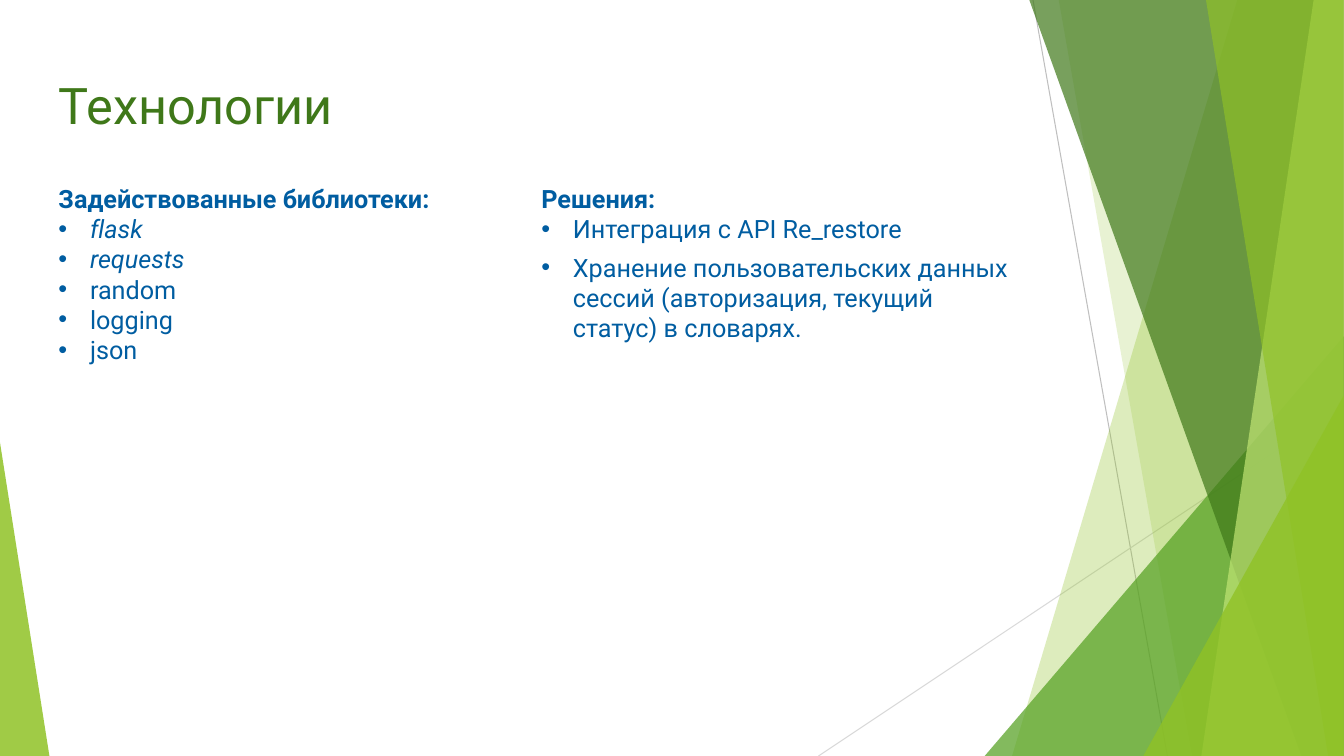
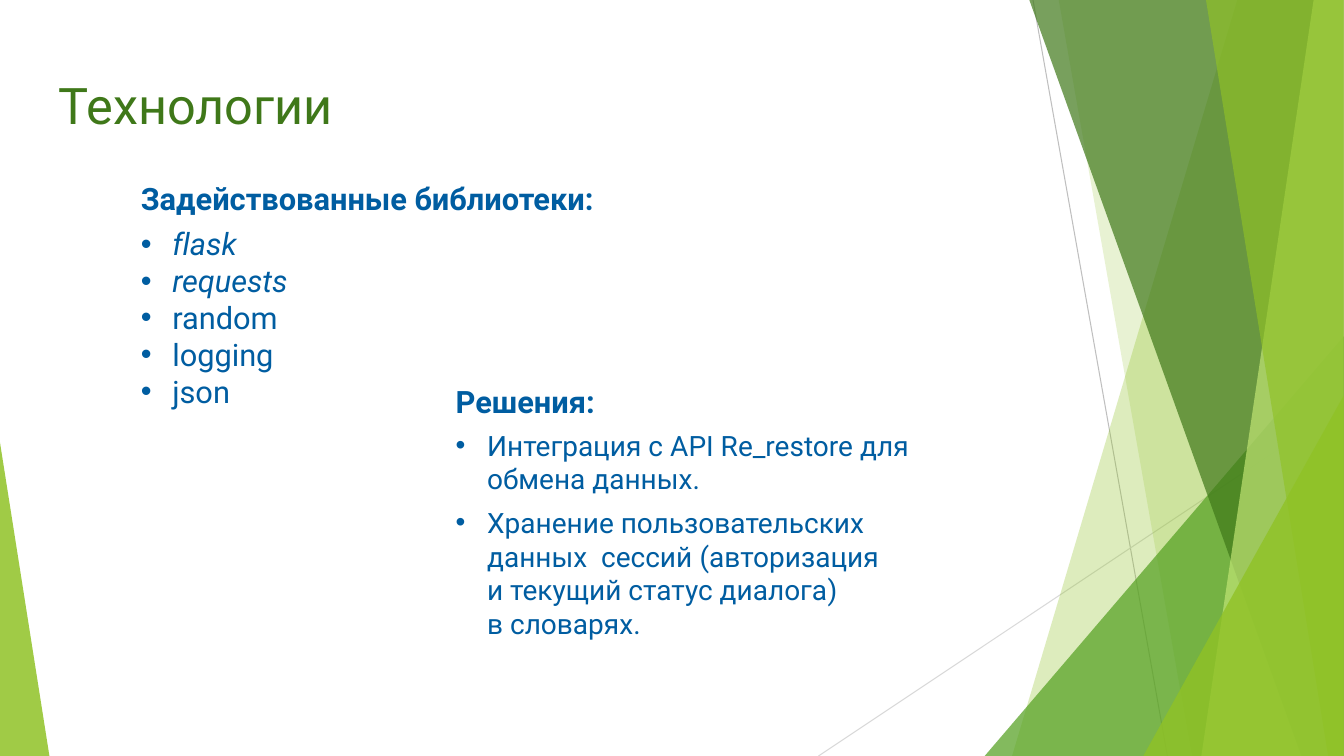
Before and after one commit to vlad120/Re_restore-Alice, a slide deck: slide 6 of Documents/API project presentation.pptx (slide 5 before the commit). Drawn at 1344x756 pixels with LibreOffice and Linux fonts; fonts in the diff are those of the drawing. Boxes give left, top, right and bottom in pixels: in the first picture for what was removed or moved away, otherwise in the second. Text is boxed around its words. In the diff, an @@ line names an element or a change of style, - is before the commit and + after.

```diff
--- a/Documents/API project presentation.pptx
+++ b/Documents/API project presentation.pptx
@@ text "Задействованные библиотеки:": place and size @@
-text "Задействованные библиотеки:" at box(58, 188, 430, 365)
+text "Задействованные библиотеки:" at box(141, 186, 594, 410)
@@ text "Задействованные библиотеки:" at box(141, 186, 594, 410): size 18 to 22 pt @@
@@ text "Решения:": place and size @@
-text "Решения:" at box(541, 190, 1008, 343)
+text "Решения:" at box(456, 391, 908, 640)
@@ text at box(456, 391, 595, 414): size 18 to 22 pt in "Решения:" @@
@@ text at box(487, 436, 908, 640): text changed; size 18 to 20 pt @@
-• Интеграция с API Re_restore
-• Хранение пользовательских данных сессий (авторизация, текущий статус) в словарях.
+• Интеграция с API Re_restore для обмена данных.
+• Хранение пользовательских данных сессий (авторизация и текущий статус диалога) в словарях.
```
Also in this commit, not shown: 5 other slides changed, 2 slides added, 2 other files.
